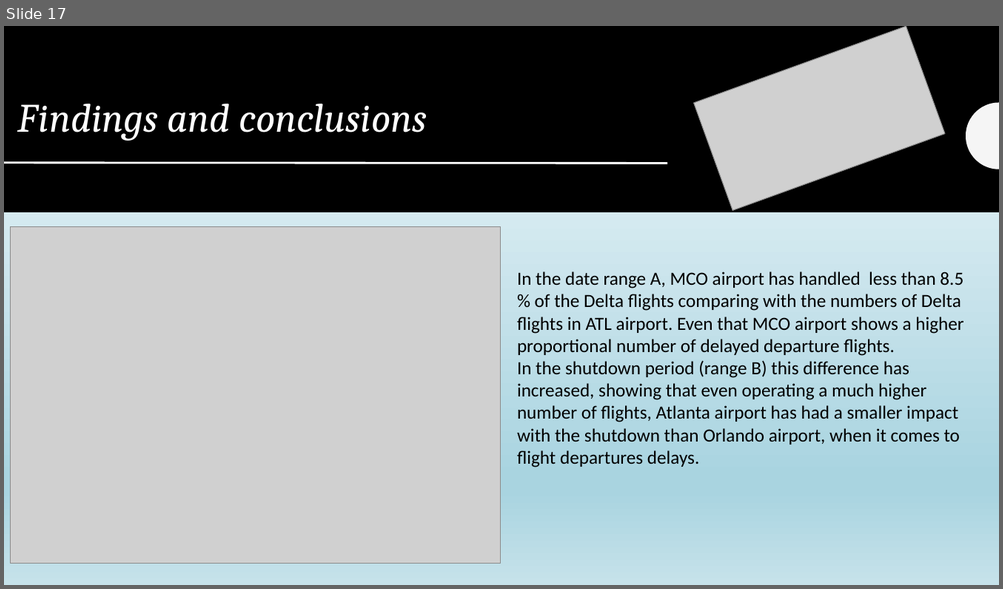
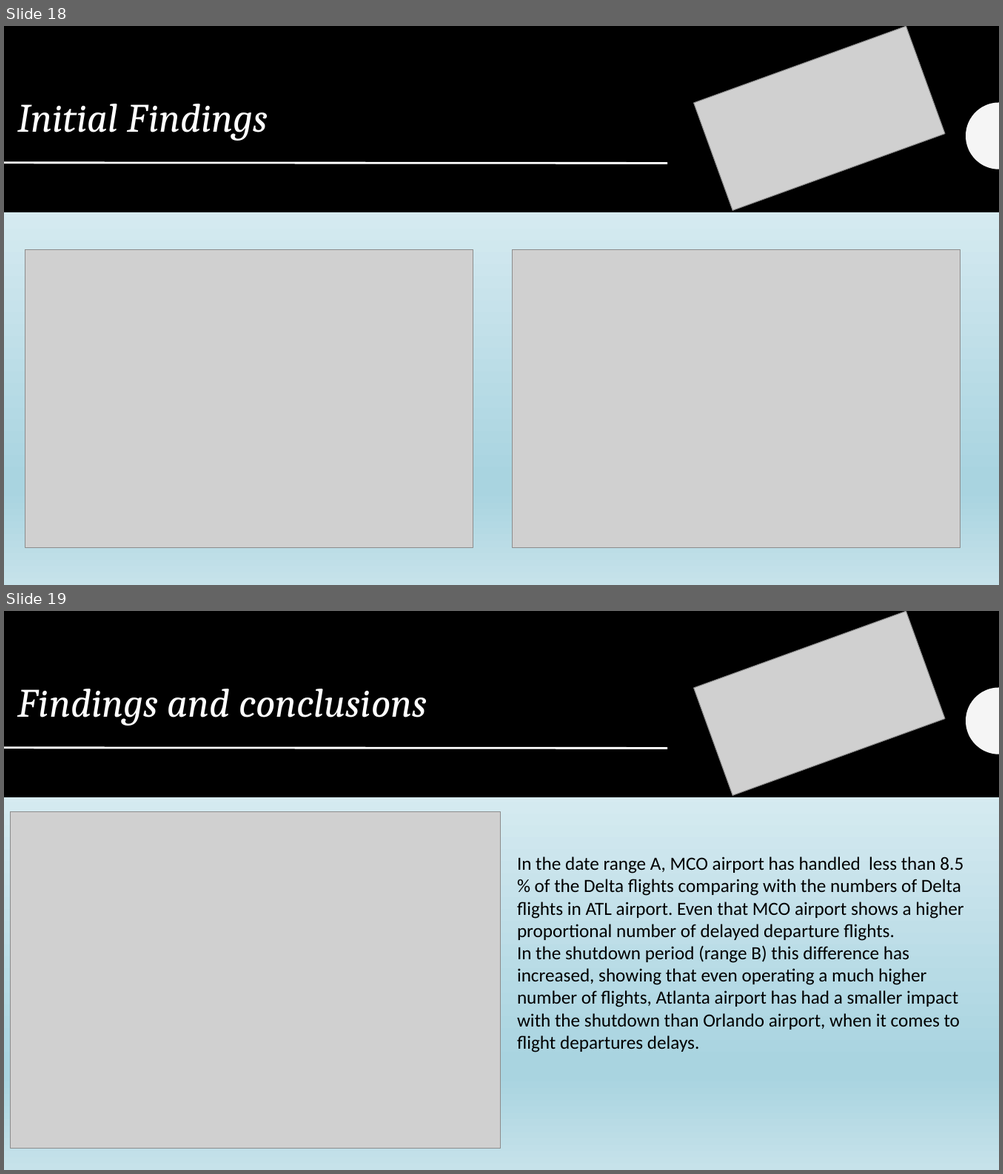
Before and after one commit to leannesevier/BAMF-Project-7, a slide deck: BAMF Presentation.pptx. Shown one above the other, each under a label of ours: slide 17 before the commit, slides 18 and 19 after it. The pictures are 1003x589 and 1003x1174 pixels, drawn with LibreOffice and Linux fonts; fonts in the diff are those of the drawing; grey boxes stand for pictures. Boxes give left, top, right and bottom in pixels: in the first picture for what was removed or moved away, otherwise in the second. Text is boxed around its words. In the diff, an @@ line names an element or a change of style, - is before the commit and + after.

```diff
--- a/BAMF Presentation.pptx
+++ b/BAMF Presentation.pptx
@@ slide 18 added at (x1=4, y1=26, x2=999, y2=585), background gradient #F5FAFC to #A9D4E0 to #C6E2EA; not listed: 2 template elements that a slide beside it also shows @@
@@ rectangle added at (x1=4, y1=26, x2=999, y2=585), fill gradient #F5FAFC to #A9D4E0 to #C6E2EA @@
@@ rectangle added at (x1=4, y1=26, x2=999, y2=212), fill #000000 @@
@@ picture added at (x1=694, y1=26, x2=945, y2=210) @@
@@ title added at (x1=17, y1=104, x2=268, y2=141), 39 pt, text #FFFFFF, italic @@
+Initial Findings
@@ freeform shape added at (x1=966, y1=103, x2=999, y2=170), fill #F5F5F5 @@
@@ line added from (4, 163) to (667, 164), #FFFFFF 2 pt @@
@@ picture added at (x1=25, y1=249, x2=472, y2=548) @@
@@ picture added at (x1=512, y1=249, x2=960, y2=548) @@
@@ what was slide 17 is now slide 19 @@
```
Also in this commit, not shown: 4 slides changed, 5 other slides added, 1 slide removed, 2 other files.
